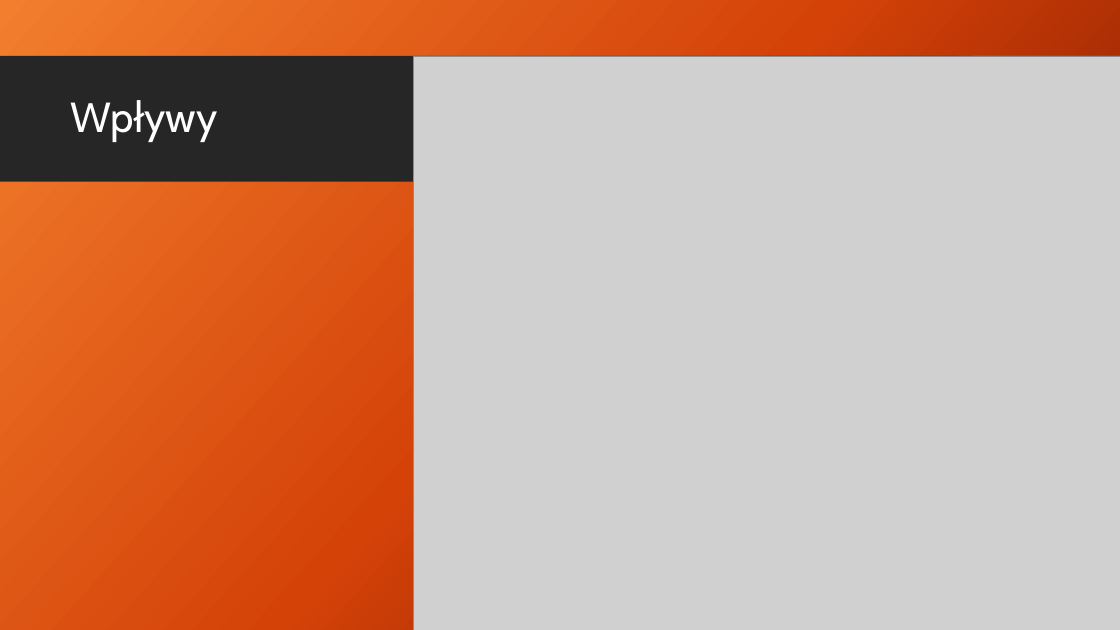
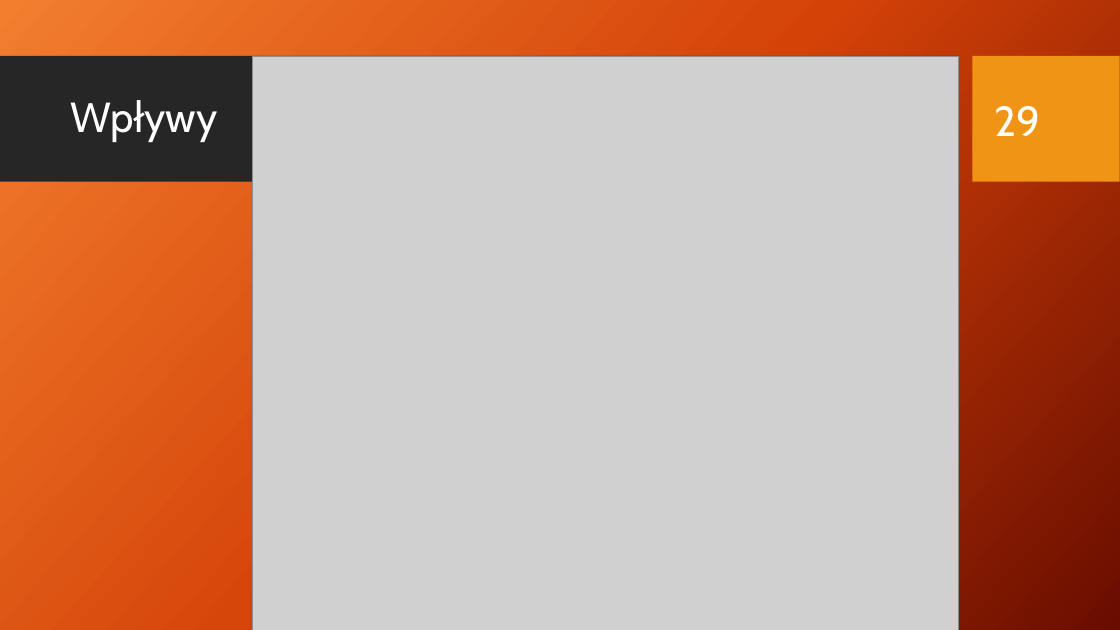
Before and after one commit to rudnickirobert/KWZP2021, a slide deck: slide 29 of Prezentacja_29.04.pptx. Drawn at 1120x630 pixels with LibreOffice and Linux fonts; fonts in the diff are those of the drawing; grey boxes stand for pictures; background and template pictures are left out. Boxes give left, top, right and bottom in pixels: in the first picture for what was removed or moved away, otherwise in the second. Text is boxed around its words. In the diff, an @@ line names an element or a change of style, - is before the commit and + after.

```diff
--- a/Prezentacja_29.04.pptx
+++ b/Prezentacja_29.04.pptx
@@ picture: place and size @@
-picture at (413,56,1120,630)
+picture at (252,56,959,630)
@@ page number added at (994,106,1040,136), 36 pt, text #FFFFFF @@
+29
```
Also in this commit, not shown: 30 other slides changed.
